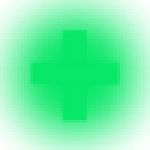
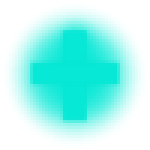
Layered file, before and after one edit (150x150). Changes by layer:
painted on "Layer #1" over [30, 18, 120, 87]
painted on "Layer" over [60, 30, 87, 123]
renamed "Background" to "Layer #2", painted on it over [0, 0, 150, 150]
